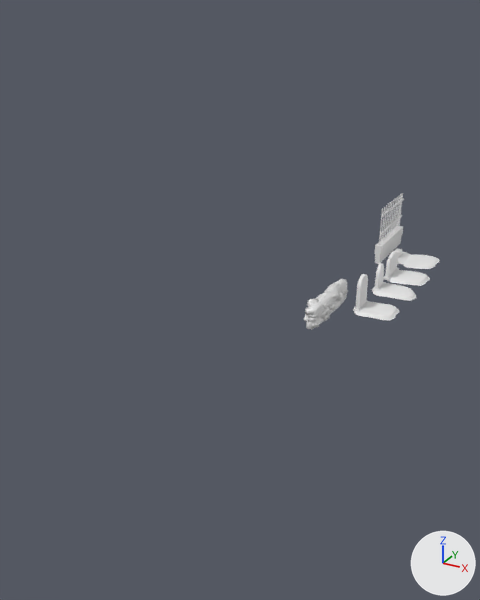
Before and after pictures for a commit that changed the Blender file Assets/3d/world/outdoorprops.blend.
Rendered twice from a camera (50 mm lens) standing at (7.6, -26.8, 9.6) and looking at (-0.9, -11.4, 1.9). The lights are fixed; the arrows at lower right show +X, +Y and +Z.

Objects in the first picture: 'mesh_fence1', 'mesh_fence2', 'mesh_grave1', 'mesh_grave2', 'mesh_grave4'.
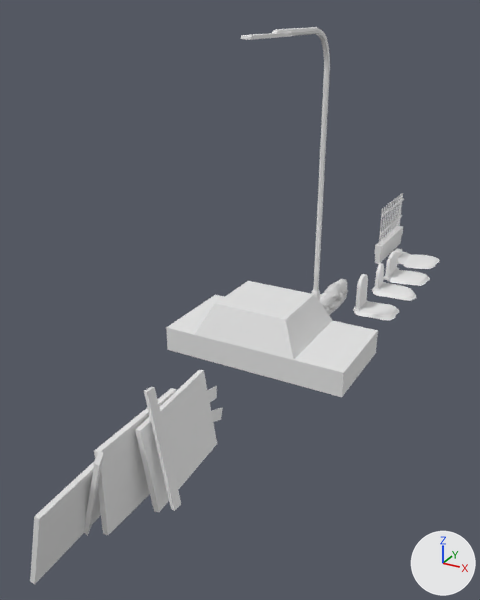
Boxes (x1, y1, x2, y2) around the edits, measured in the pictures (480 x 600 px):
'mesh_barricade', added: after (30, 370, 223, 584)
'mesh_car1', added: after (166, 281, 378, 397)
'mesh_car1_trunk', added: after (296, 322, 377, 385)
'mesh_lightpost', added: after (241, 27, 330, 302)

The change, as a list of edits to the scene's bpy script:
```text
Add me_cylinder:
    me_cylinder.from_pydata(...)  # 157 vertices, 150 faces; spans x -0.15..0.15, y -4.74..0.15, z -0.08..9.19
    me_cylinder.polygons.foreach_set('use_smooth', [True] * 150)
Add me_cube_008:
    me_cube_008.from_pydata(...)  # 56 vertices, 42 faces; spans x -0.55..0.93, y -2.91..3.11, z -0.07..2.64
Add me_cube_007:
    me_cube_007.from_pydata([(0.0, -1.36, 0.0), (0.0, 1.36, 0.0), (1.36, 1.36, 0.0), (1.36, 1.36, -0.39), (1.36, -1.36, -0.39), (1.36, -1.36, 0.0)], [], [(1, 0, 5, 2), (3, 2, 5, 4)])
Add me_cube_006:
    me_cube_006.from_pydata(...)  # 28 vertices, 26 faces; spans x -3.12..2.42, y -1.41..1.41, z -0.22..1.44
Add ob_mesh_lightpost:
    ob_mesh_lightpost = bpy.data.objects.new('mesh_lightpost', me_cylinder)
    ob_mesh_lightpost.location = (0.29, -8.53, 0.0)
Add ob_mesh_barricade:
    ob_mesh_barricade = bpy.data.objects.new('mesh_barricade', me_cube_008)
    ob_mesh_barricade.location = (0.29, -17.82, 0.04)
Add ob_mesh_car1_trunk:
    ob_mesh_car1_trunk = bpy.data.objects.new('mesh_car1_trunk', me_cube_007)
    ob_mesh_car1_trunk.location = (1.34, -10.97, 1.01)
Add ob_mesh_car1:
    ob_mesh_car1 = bpy.data.objects.new('mesh_car1', me_cube_006)
    ob_mesh_car1.location = (0.29, -10.97, 0.49)
```
